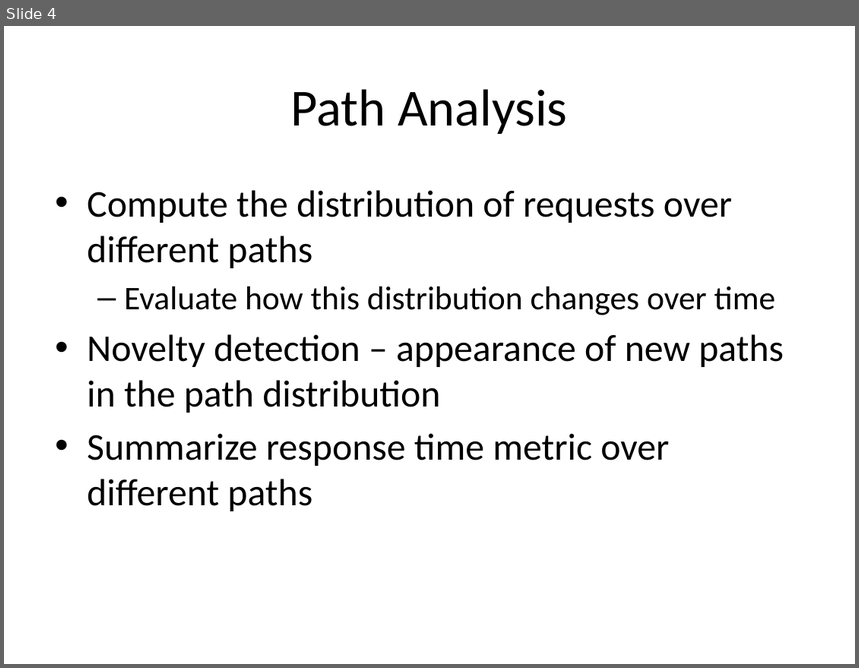
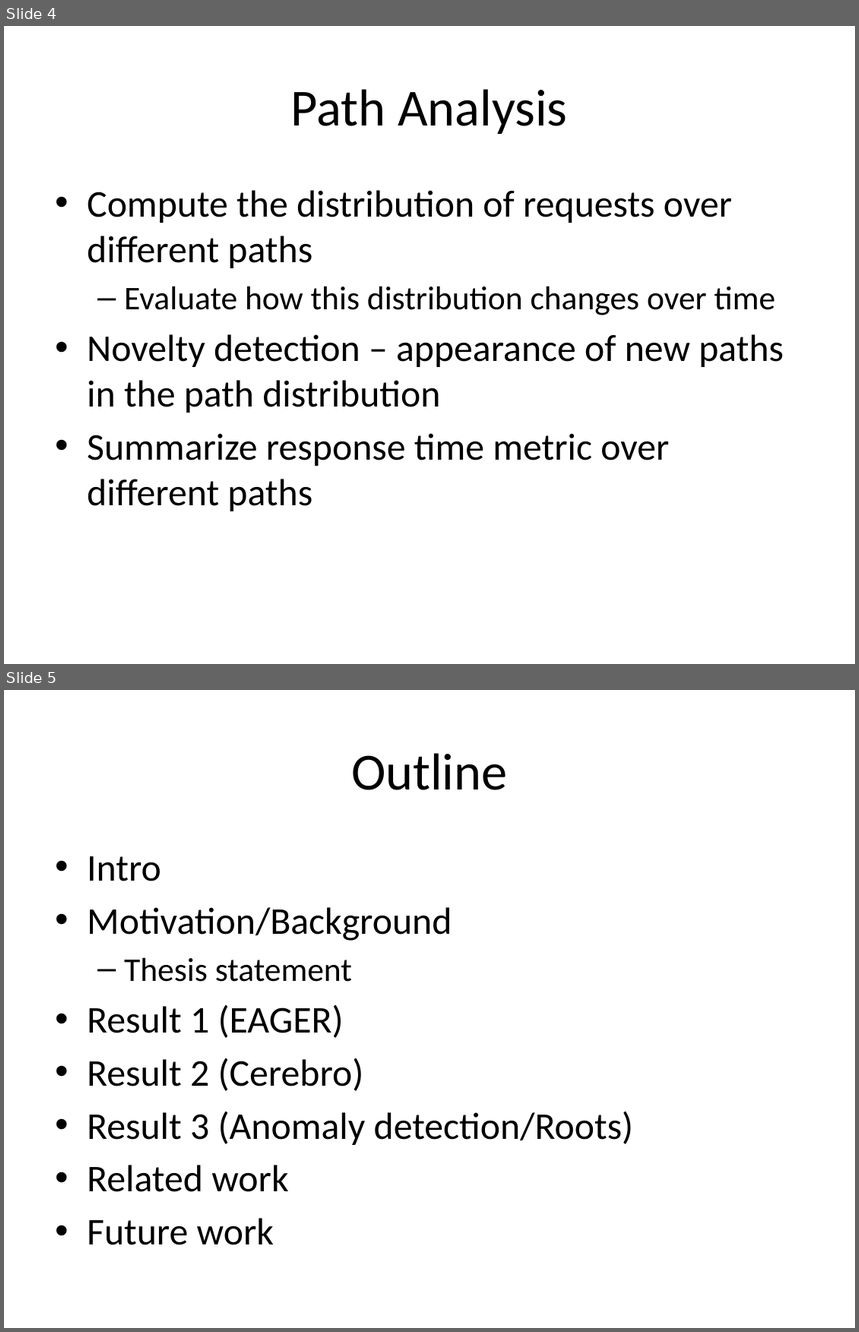
Before and after one commit to Dithn/eager-appscale, a slide deck: Eager/elk-experiment/appserver/system_design.pptx. Shown one above the other, each under a label of ours: slide 4 before the commit, slides 4 and 5 after it. The pictures are 859x668 and 859x1332 pixels, drawn with LibreOffice and Linux fonts; fonts in the diff are those of the drawing. Boxes give left, top, right and bottom in pixels: in the first picture for what was removed or moved away, otherwise in the second. Text is boxed around its words. In the diff, an @@ line names an element or a change of style, - is before the commit and + after.

Commit message:
thesis question draft

```diff
--- a/Eager/elk-experiment/appserver/system_design.pptx
+++ b/Eager/elk-experiment/appserver/system_design.pptx
@@ slide 5 added at box(4, 690, 855, 1328), background #FFFFFF @@
@@ title added at box(351, 753, 507, 790), 44 pt, text #000000 @@
+Outline
@@ text added at box(87, 856, 634, 1246), 32 pt, text #000000 @@
+• Intro
+• Motivation/Background
+  – Thesis statement
+• Result 1 (EAGER)
+• Result 2 (Cerebro)
+• Result 3 (Anomaly detection/Roots)
+• Related work
+• Future work
```
Also in this commit, not shown: 1 other slide added.
